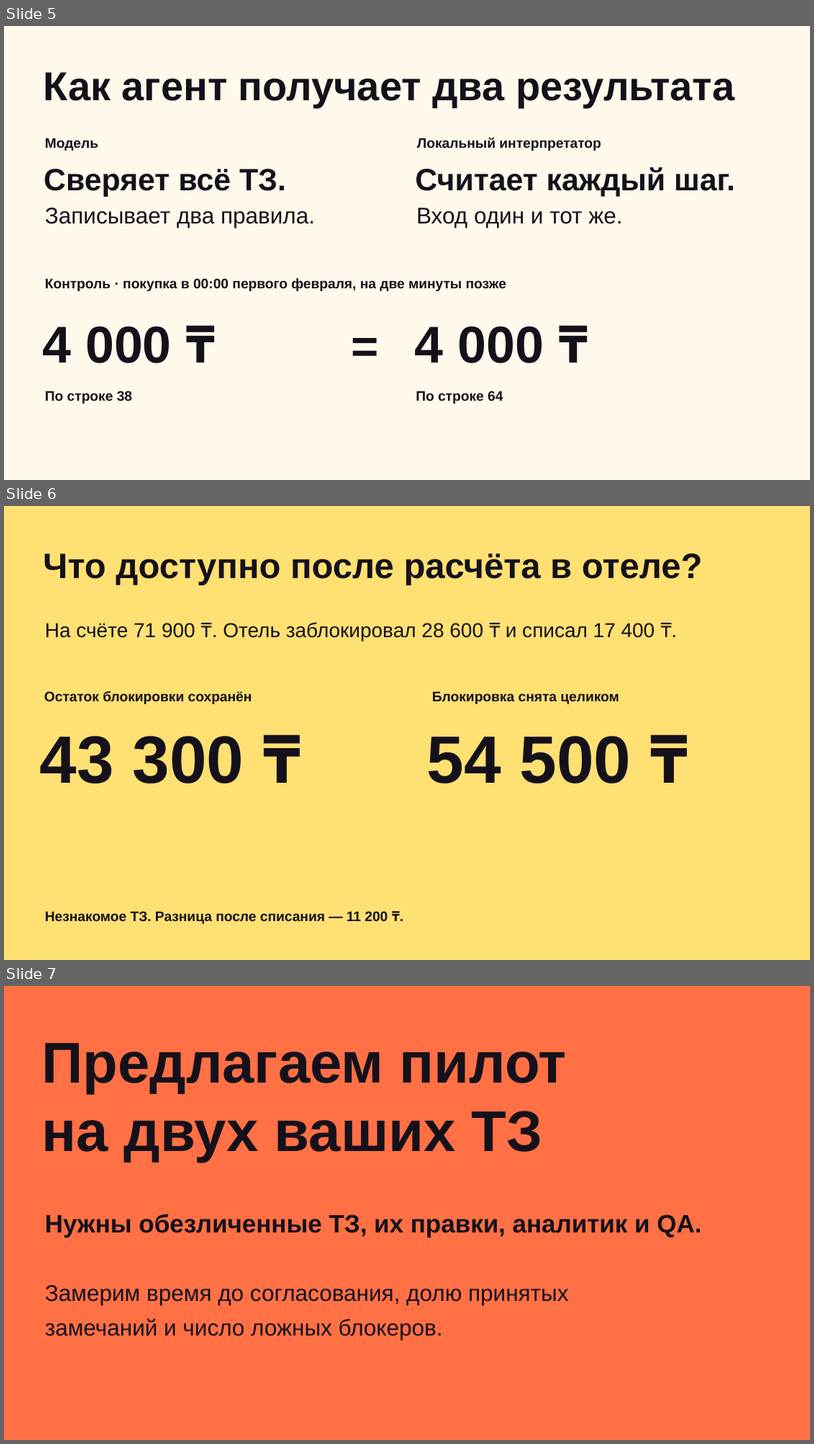
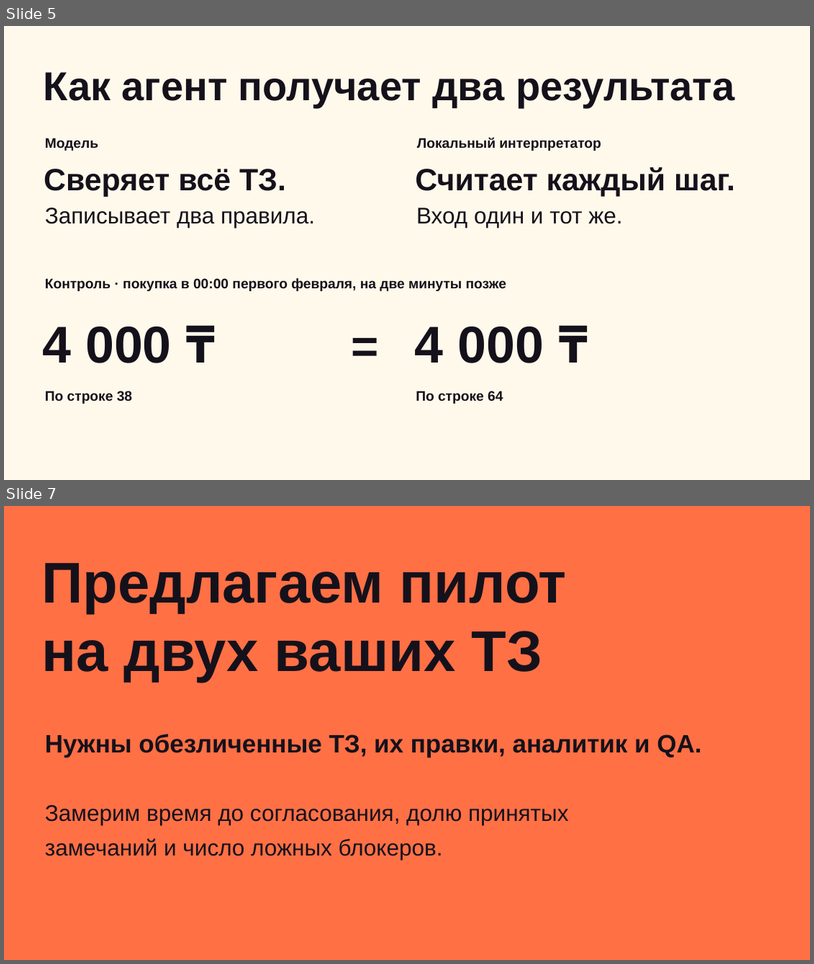
Before and after one commit to gojosatorukz/bcc-requirements-reviewer, a slide deck: presentation/bcc-pitch.pptx. Shown one above the other, each under a label of ours: slides 5, 6 and 7 before the commit, slides 5 and 7 after it; the slides between them are not shown. The pictures are 814x1444 and 814x964 pixels, drawn with LibreOffice and Linux fonts; fonts in the diff are those of the drawing. Boxes give left, top, right and bottom in pixels: in the first picture for what was removed or moved away, otherwise in the second. Text is boxed around its words. In the diff, an @@ line names an element or a change of style, - is before the commit and + after.

```diff
--- a/presentation/bcc-pitch.pptx
+++ b/presentation/bcc-pitch.pptx
@@ slide 6 removed at (4, 506, 810, 960), background #FFE073 @@
@@ text removed at (43, 553, 703, 586) @@
-Что доступно после расчёта в отеле?
@@ text removed at (45, 622, 656, 641) @@
-На счёте 71 900 ₸. Отель заблокировал 28 600 ₸ и списал 17 400 ₸.
@@ text removed at (44, 691, 252, 704) @@
-Остаток блокировки сохранён
@@ text removed at (432, 691, 619, 704) @@
-Блокировка снята целиком
@@ text removed at (40, 736, 244, 783) @@
-43 300 ₸
@@ text removed at (427, 736, 632, 783) @@
-54 500 ₸
@@ text removed at (45, 911, 388, 924) @@
-Незнакомое ТЗ. Разница после списания — 11 200 ₸.
```
Also in this commit, not shown: 2 slides changed, 1 slide added.
